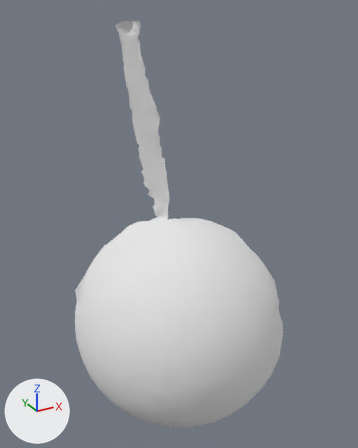
The OBJ model res/pendulum_horizontal/Pendulum_horizontal.000129.obj as it was, and as the next commit left it.
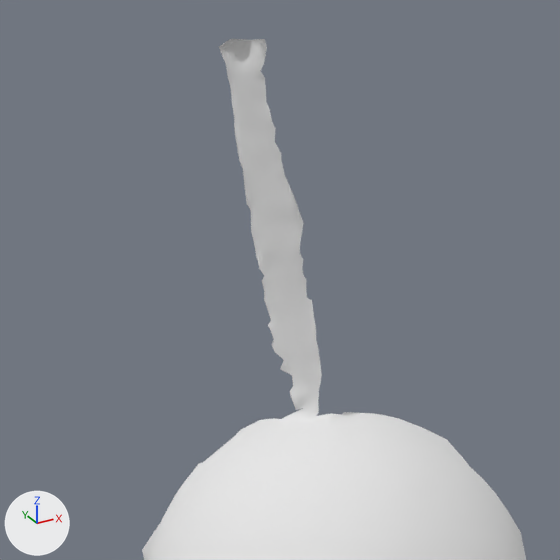
Each version is shown whole from a camera (50 mm lens) standing at (82.0, -469.0, 387.0) and looking at (366.0, 47.0, 129.0), then close up on the part from 0% to 83% of the width and 0% to 66% of the height. The lights are fixed; the arrows at lower left show +X, +Y and +Z. Where no turn or scale is listed for an object, it has been applied to the vertices.

Names of what the first close-up shows: 'Pendulum_horizontal.000129'.
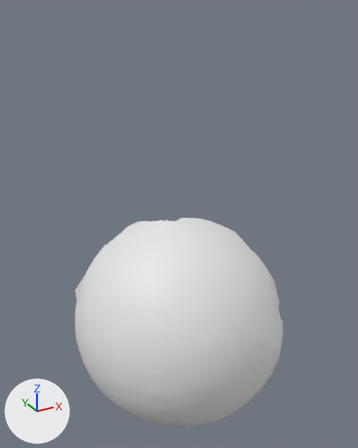
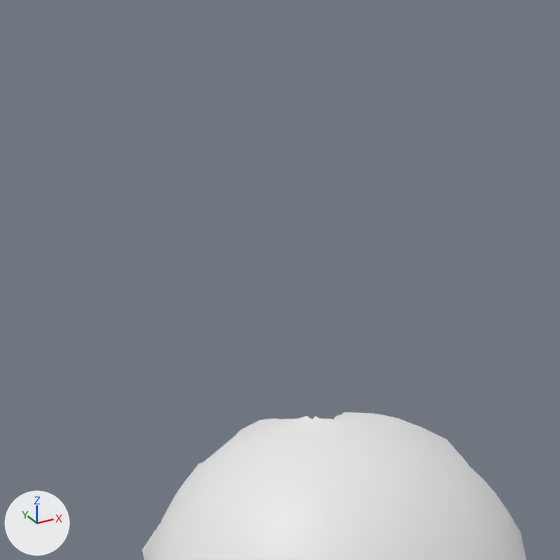
What changed in the scene script:
```text
Change me_pendulum_horizontal_000129:
    used by ob_pendulum_horizontal_000129; location = (0.0, 0.0, 0.0)
    remove me_pendulum_horizontal_000129.from_pydata(...)  # 5541 vertices, 10933 faces; spans x 225.0..471.0, y -90.0..180.0, z -162.0..372.0
    remove me_pendulum_horizontal_000129.materials.append(mat_pendulum_horizontal_000129)  # white #e7e7e7
    add me_pendulum_horizontal_000129.from_pydata(...)  # 5071 vertices, 10061 faces; spans x 225.0..471.0, y -90.0..180.0, z -162.0..129.0
    me_pendulum_horizontal_000129 part 1: 470 vertices removed from x 312.0..367.0, y 61.0..111.0, z 131.0..372.0
```

Pixel boxes (x1, y1, x2, y2) of what changed, in the close-ups (560 x 560 px):
'Pendulum_horizontal.000129', reshaped: before (142, 39, 526, 560); after (142, 412, 526, 560)
part 1 of me_pendulum_horizontal_000129, deleted: before (219, 39, 341, 419)
